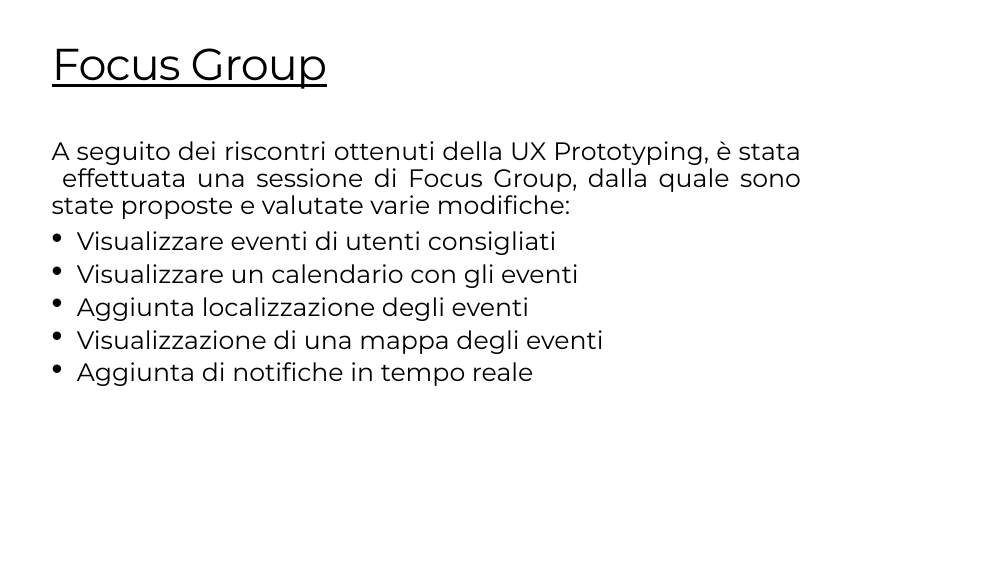
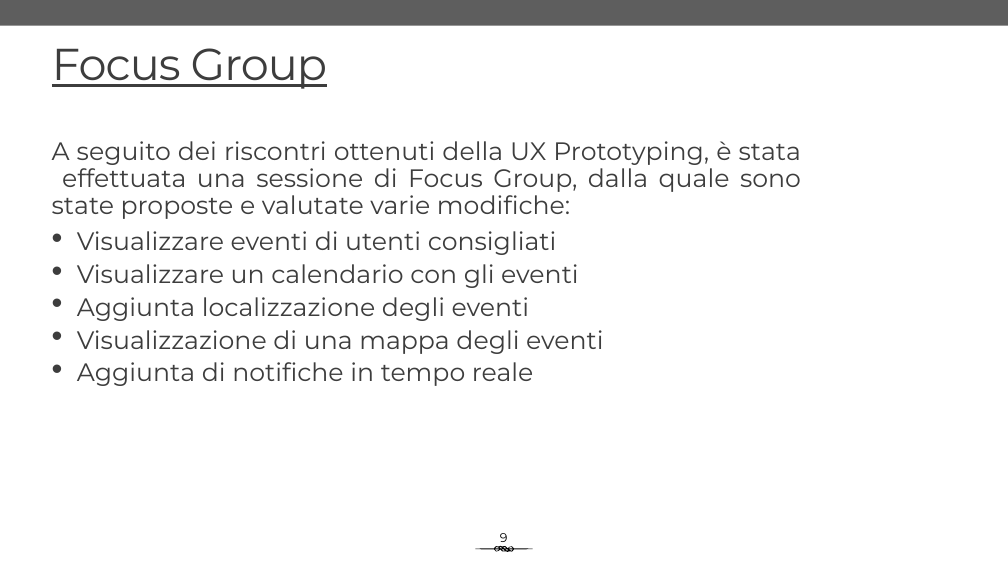
Before and after one commit to S-furi/web-dev-proj, a slide deck: slide 10 of docs/Presentazione-TW.pptx. Drawn at 1008x567 pixels with LibreOffice and Linux fonts; fonts in the diff are those of the drawing. Boxes give left, top, right and bottom in pixels: in the first picture for what was removed or moved away, otherwise in the second. Text is boxed around its words. In the diff, an @@ line names an element or a change of style, - is before the commit and + after.

```diff
--- a/docs/Presentazione-TW.pptx
+++ b/docs/Presentazione-TW.pptx
@@ rectangle added at (0, 0, 1008, 26), fill #5E5E5E @@
@@ title "Focus Group" at (52, 48, 328, 89): text colour #000000 to #3D3D3D @@
@@ text "A seguito dei riscontri ottenuti ..." at (52, 141, 802, 386): text colour #000000 to #3D3D3D @@
@@ text added at (500, 533, 508, 542), 24 pt, text #000000 @@
+9
@@ freeform shape added at (475, 546, 533, 552), fill #000000 @@
```
Also in this commit, not shown: 10 other slides changed, 1 other file.
